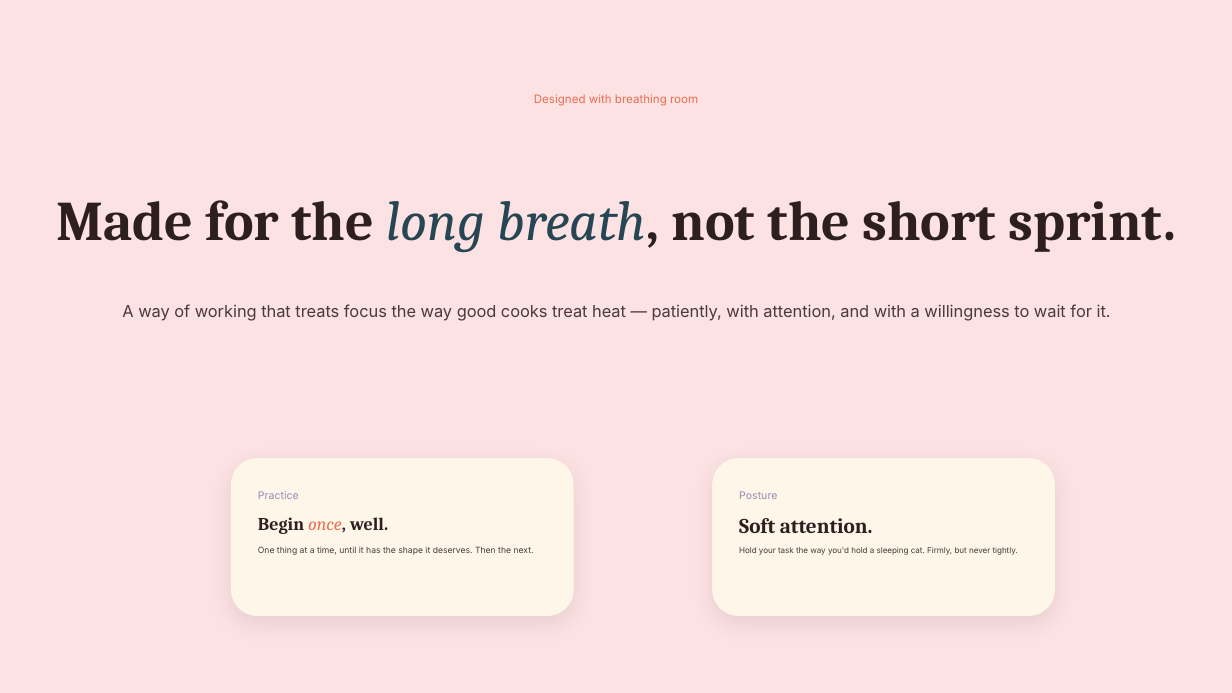
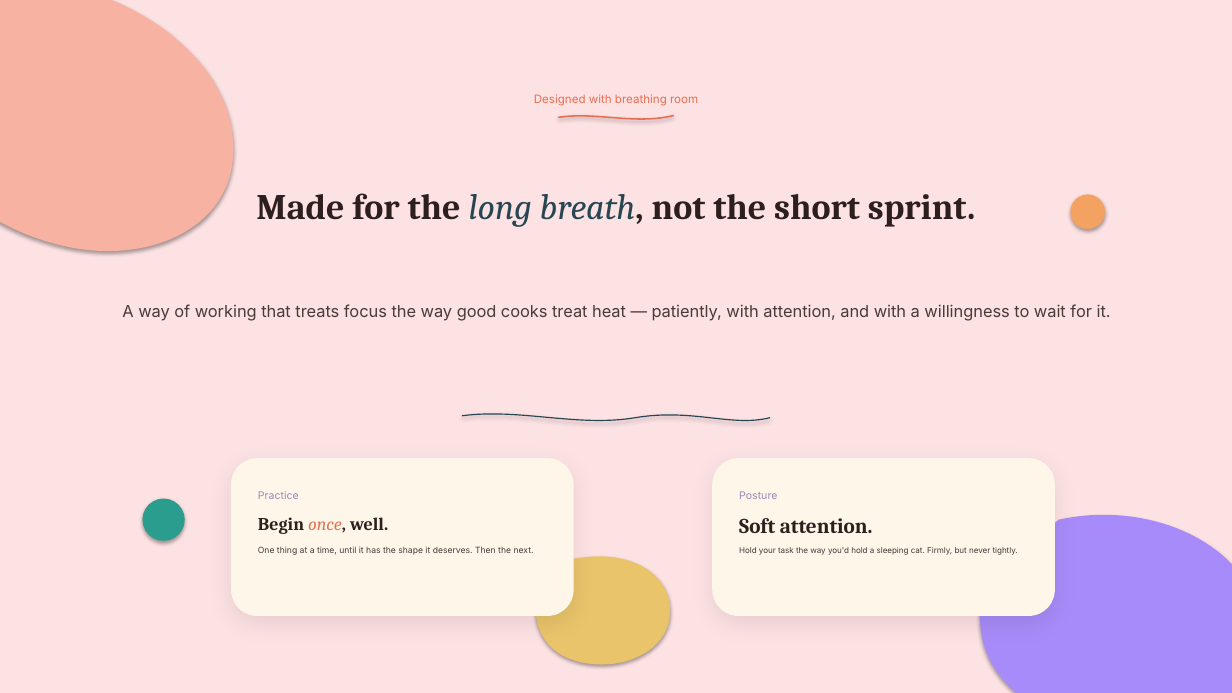
Before and after one commit to vamsiramakrishnan/pixelpitch, a slide deck: slide 32 of _bench/corpus/divergent-deck.pptx. Drawn at 1232x693 pixels with LibreOffice and Linux fonts; fonts in the diff are those of the drawing. Boxes give left, top, right and bottom in pixels: in the first picture for what was removed or moved away, otherwise in the second. Text is boxed around its words. In the diff, an @@ line names an element or a change of style, - is before the commit and + after.

```diff
--- a/_bench/corpus/divergent-deck.pptx
+++ b/_bench/corpus/divergent-deck.pptx
@@ freeform shape added at [0,0,250,269], fill #F7B2A2 @@
@@ freeform shape added at [558,112,674,126], outline #E76F51 1.2 pt @@
@@ text "Made for the long breath, ...": place and size @@
-text "Made for the long breath, ..." at [56,200,1176,253]
+text "Made for the long breath, ..." at [256,193,975,227]
@@ text "Made for the long breath, ..." at [256,193,975,227]: size 43.6 to 28 pt @@
@@ ellipse added at [1070,194,1105,229], fill #F4A261 @@
@@ freeform shape added at [462,409,770,428], outline #264653 0.9 pt @@
@@ ellipse added at [142,499,185,542], fill #2A9D8F @@
@@ freeform shape added at [972,501,1232,693], fill #A78BFA @@
@@ freeform shape added at [528,549,674,674], fill #E9C46A @@
```
Also in this commit, not shown: 23 other slides changed, 3 slides added, 3 slides removed, 1 other file.
